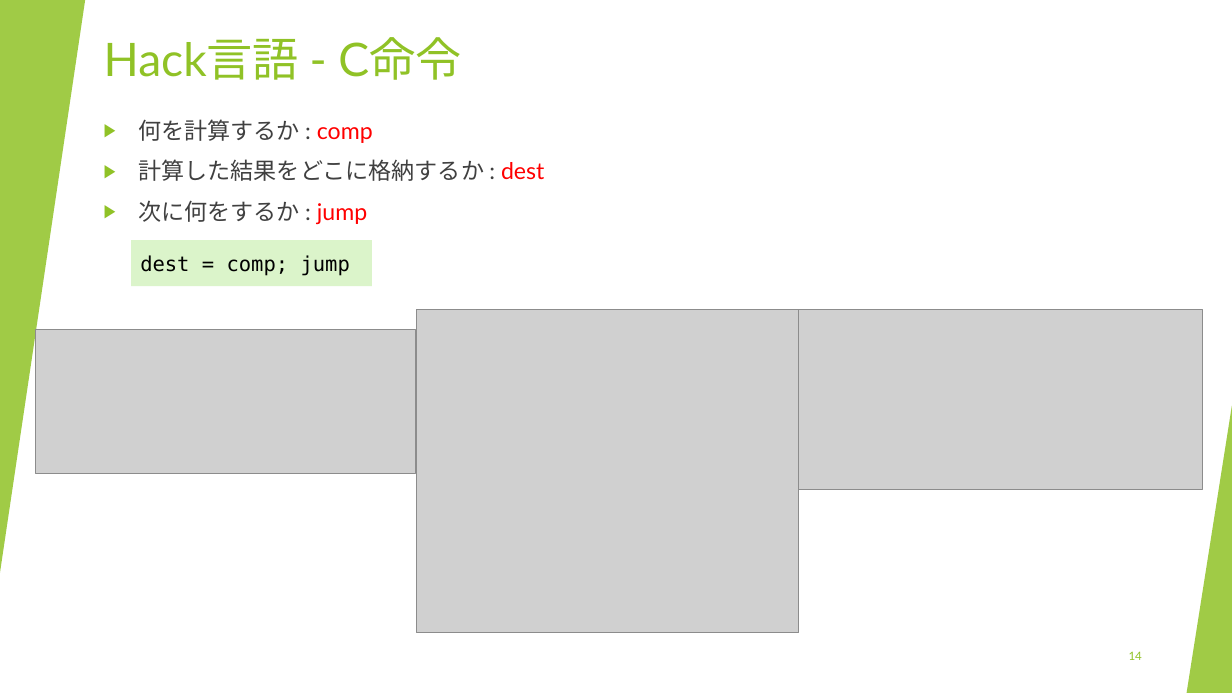
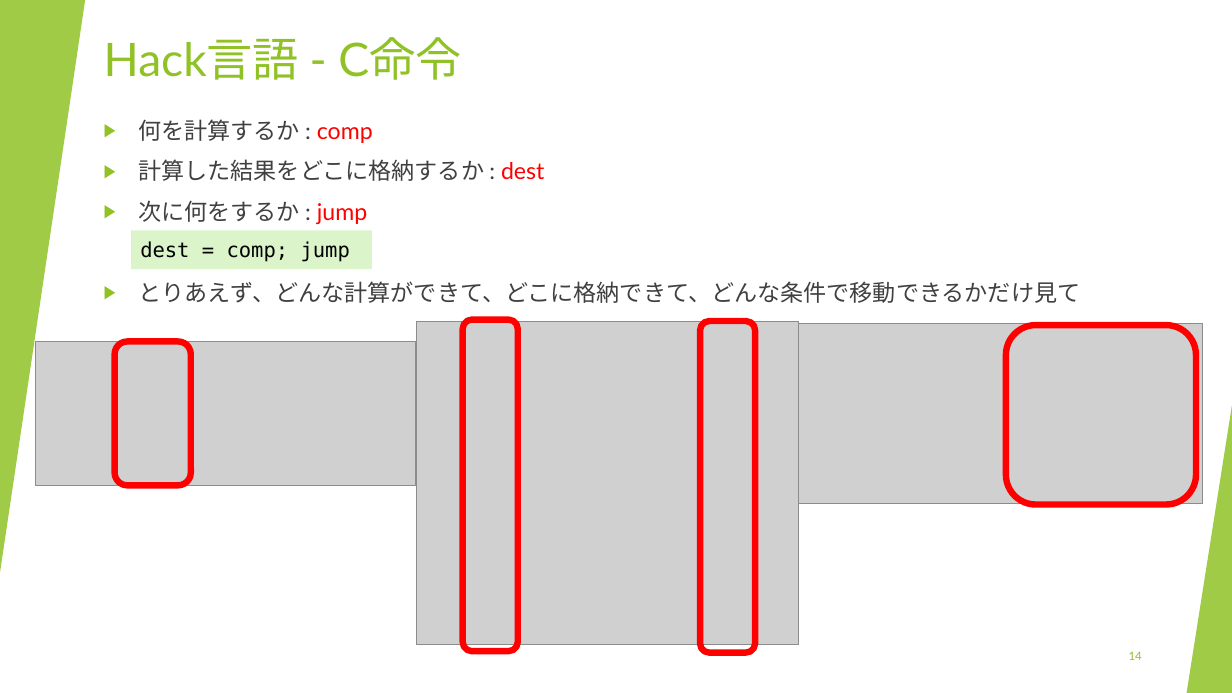
Before and after one commit to lulichn/slides.lulichn.net, a slide deck: slide 14 of slides/nand2tetris/04.pptx. Drawn at 1232x693 pixels with LibreOffice and Linux fonts; fonts in the diff are those of the drawing; grey boxes stand for pictures. Boxes give left, top, right and bottom in pixels: in the first picture for what was removed or moved away, otherwise in the second. Text is boxed around its words. In the diff, an @@ line names an element or a change of style, - is before the commit and + after.

```diff
--- a/slides/nand2tetris/04.pptx
+++ b/slides/nand2tetris/04.pptx
@@ rectangle "dest = comp; jump": place and size @@
-rectangle "dest = comp; jump" at [131, 240, 372, 287]
+rectangle "dest = comp; jump" at [131, 230, 372, 269]
@@ text at [138, 281, 1080, 303]: paragraph added @@
+▶ とりあえず、どんな計算ができて、どこに格納できて、どんな条件で移動できるかだけ見て
@@ picture: place and size @@
-picture at [417, 309, 799, 632]
+picture at [417, 321, 799, 644]
@@ rounded rectangle added at [463, 320, 518, 652], outline #FF0000 5 pt @@
@@ rounded rectangle added at [701, 321, 756, 653], outline #FF0000 5 pt @@
@@ picture: place and size @@
-picture at [799, 310, 1203, 489]
+picture at [799, 323, 1203, 503]
@@ rounded rectangle added at [1006, 325, 1197, 505], outline #FF0000 5 pt @@
@@ picture: place and size @@
-picture at [36, 330, 416, 474]
+picture at [36, 342, 416, 486]
@@ rounded rectangle added at [115, 342, 190, 486], outline #FF0000 5 pt @@
```
Also in this commit, not shown: 2 other slides changed, 1 other file.
